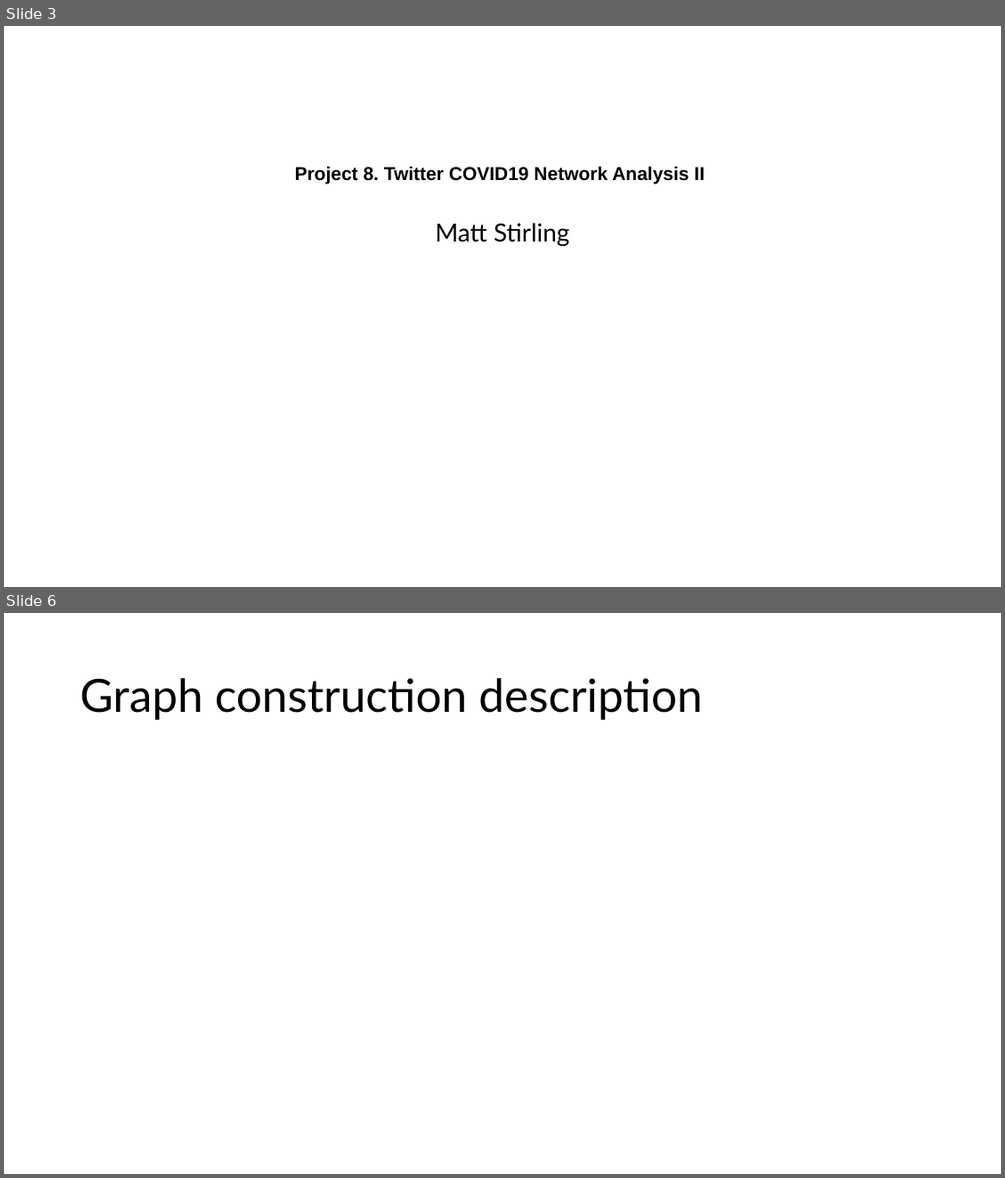
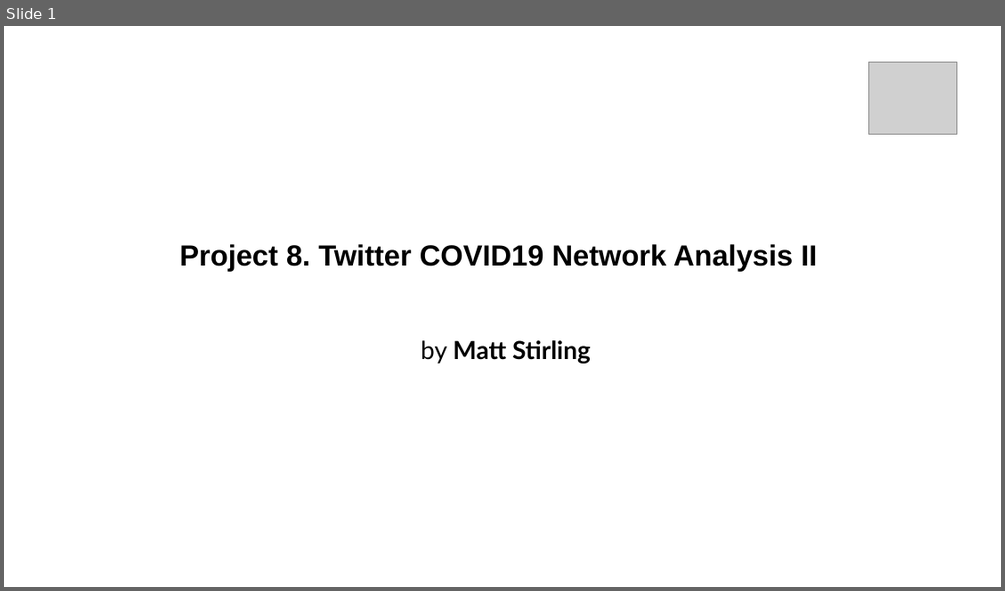
Before and after one commit to MattThePerson/SNA_Project_2024, a slide deck: Project Materials/Semiar Presentation.pptx. Shown one above the other, each under a label of ours: slides 3 and 6 before the commit, slide 1 after it; the slides between them are not shown. The pictures are 1005x1178 and 1005x591 pixels, drawn with LibreOffice and Linux fonts; fonts in the diff are those of the drawing; grey boxes stand for pictures. Boxes give left, top, right and bottom in pixels: in the first picture for what was removed or moved away, otherwise in the second. Text is boxed around its words. In the diff, an @@ line names an element or a change of style, - is before the commit and + after.

```diff
--- a/Project Materials/Semiar Presentation.pptx
+++ b/Project Materials/Semiar Presentation.pptx
@@ slide 6 removed at box(4, 613, 1001, 1174), background #FFFFFF @@
@@ title removed at box(80, 678, 702, 720) @@
-Graph construction description
@@ what was slide 3 is now slide 1 @@
@@ slide 1 changed as well @@
@@ picture added at box(868, 62, 956, 135) @@
@@ title "Project 8. Twitter COVID19 Network ...": place and size @@
-title "Project 8. Twitter COVID19 Network ..." at box(295, 166, 704, 184)
+title "Project 8. Twitter COVID19 Network ..." at box(179, 244, 817, 271)
@@ title "Project 8. Twitter COVID19 Network ..." at box(179, 244, 817, 271): size 18 to 28 pt @@
@@ subtitle at box(421, 340, 591, 363): text changed; bold on @@
-Matt Stirling
+by Matt Stirling
```
Also in this commit, not shown: 1 other slide changed, 32 slides added, 5 other slides removed.
